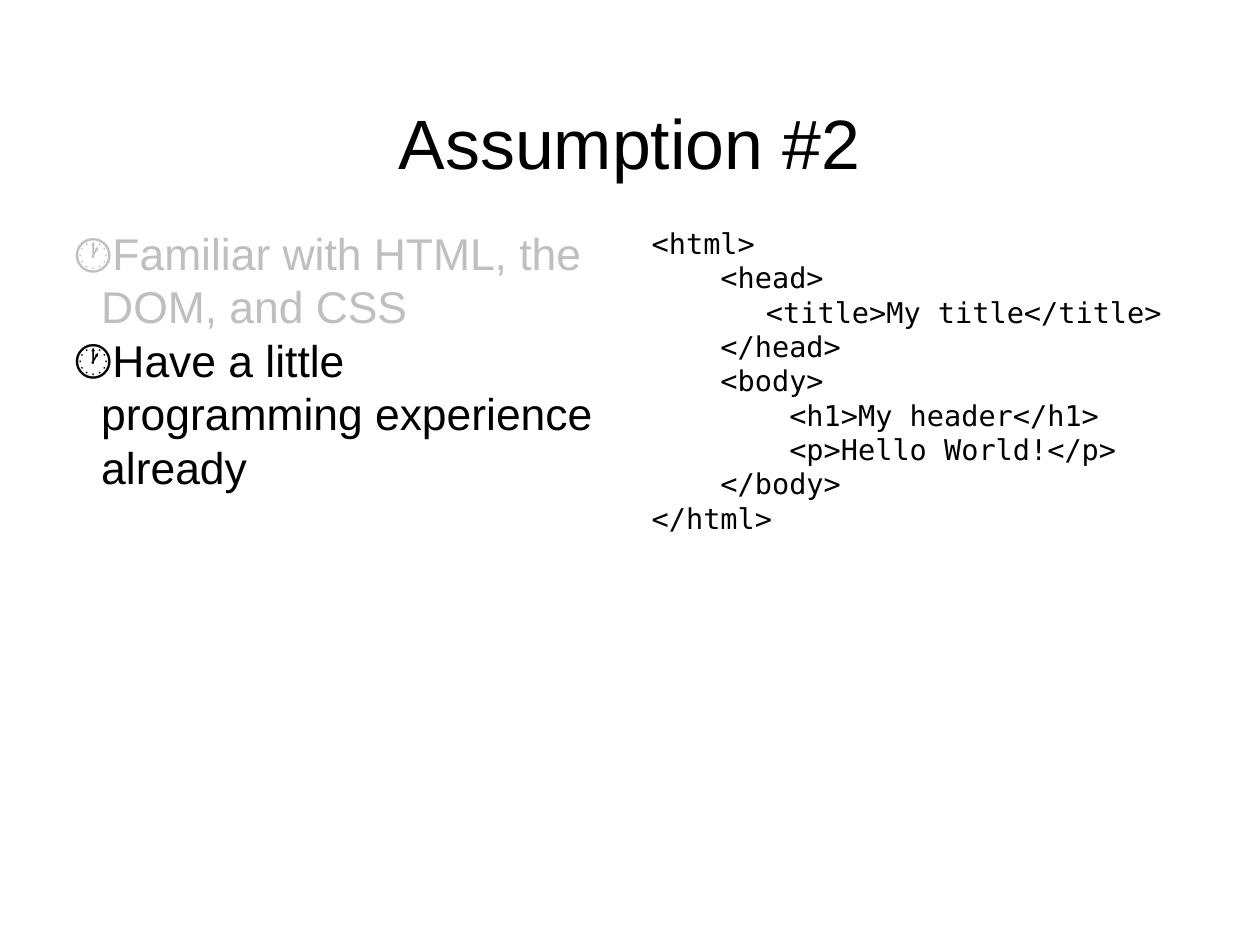
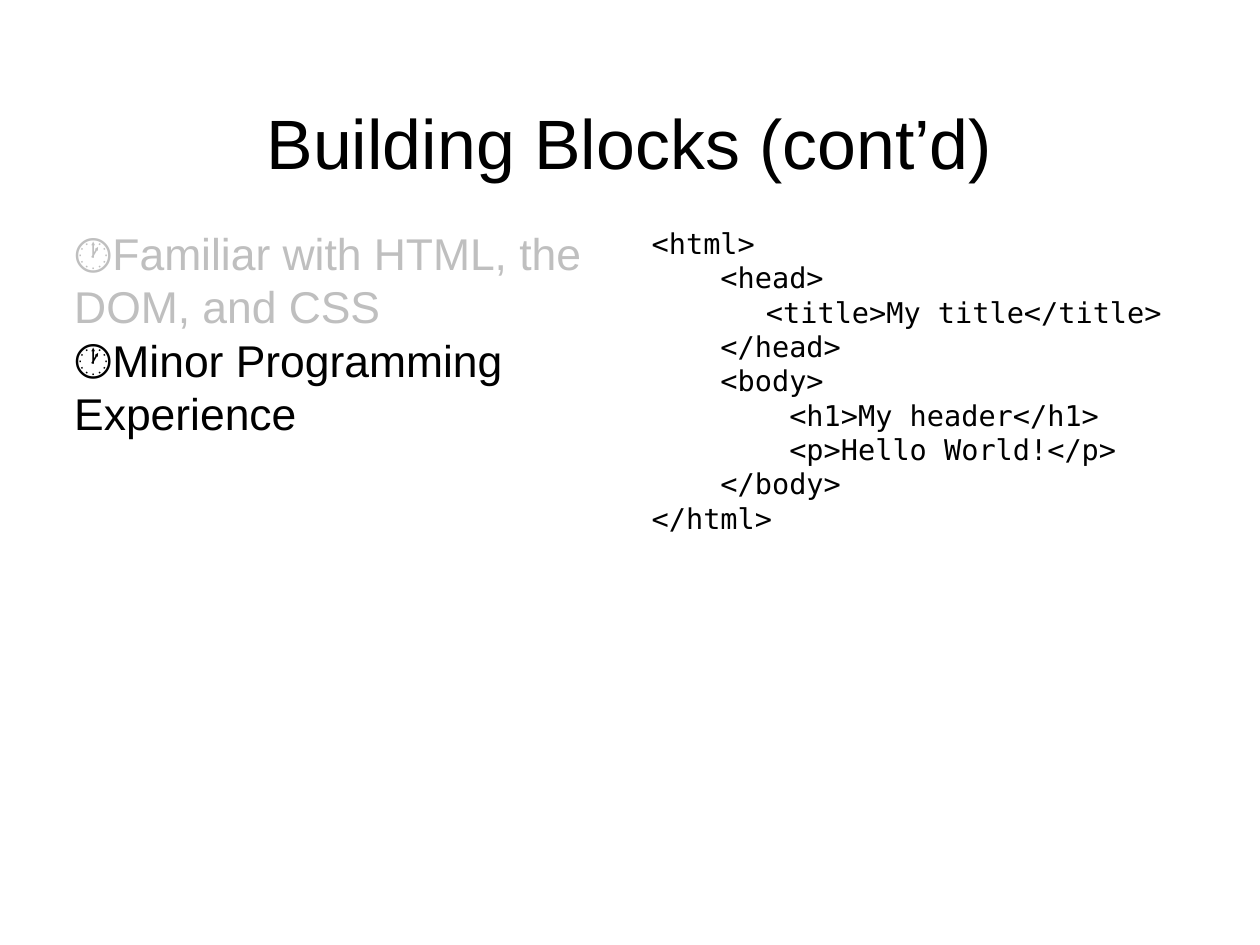
Before and after one commit to ChristianWeeks/d3-LessonPlan, a slide deck: slide 4 of Powerpoint/D3WorkshopCaweeks.pptx (slide 3 before the commit). Drawn at 1260x945 pixels with LibreOffice and Linux fonts; fonts in the diff are those of the drawing. Boxes give left, top, right and bottom in pixels: in the first picture for what was removed or moved away, otherwise in the second. Text is boxed around its words. In the diff, an @@ line names an element or a change of style, - is before the commit and + after.

```diff
--- a/Powerpoint/D3WorkshopCaweeks.pptx
+++ b/Powerpoint/D3WorkshopCaweeks.pptx
@@ text at box(267, 118, 992, 182): text changed @@
-Assumption #2
+Building Blocks (cont’d)
@@ text at box(74, 344, 502, 439): text changed @@
-🕐 Have a little programming experience already
+🕐 Minor Programming Experience
```
Also in this commit, not shown: 6 other slides changed, 3 slides added, 5 slides removed, 10 other files.
